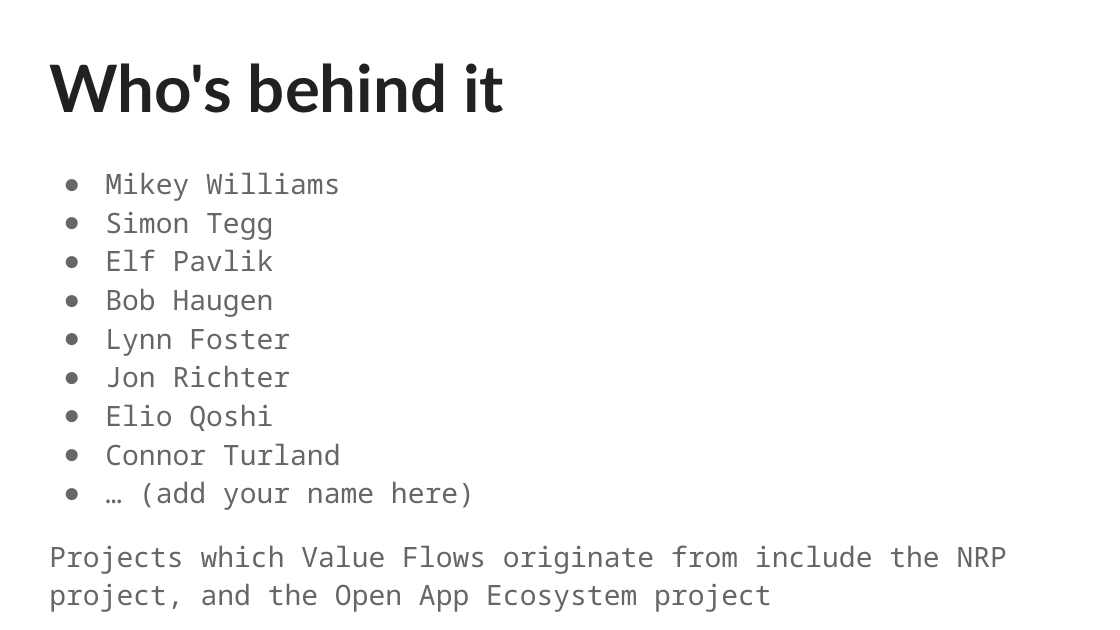
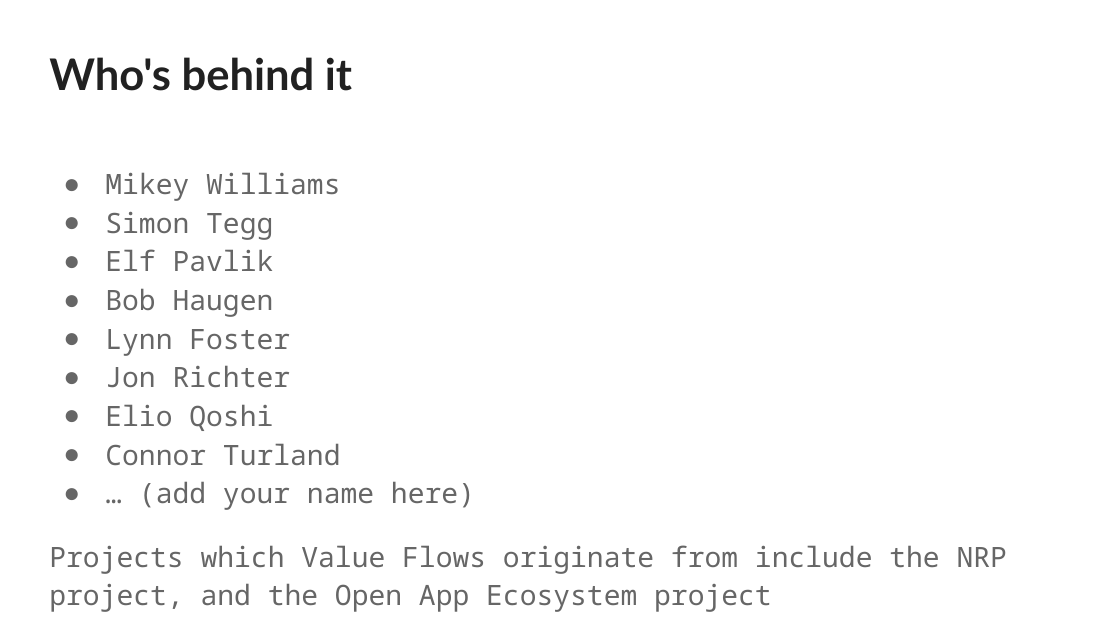
Before and after one commit to valueflows/valueflows, a slide deck: slide 28 of docs/presentations/Co-Creating A Common Data Language.odp. Drawn at 1120x630 pixels with LibreOffice and Linux fonts; fonts in the diff are those of the drawing. Boxes give left, top, right and bottom in pixels: in the first picture for what was removed or moved away, otherwise in the second. Text is boxed around its words. In the diff, an @@ line names an element or a change of style, - is before the commit and + after.

```diff
--- a/docs/presentations/Co-Creating A Common Data Language.odp
+++ b/docs/presentations/Co-Creating A Common Data Language.odp
@@ title "Who's behind it" at (x1=49, y1=57, x2=352, y2=91): size 42 to 28 pt @@
```
Also in this commit, not shown: 30 other slides changed, 14 other files.
